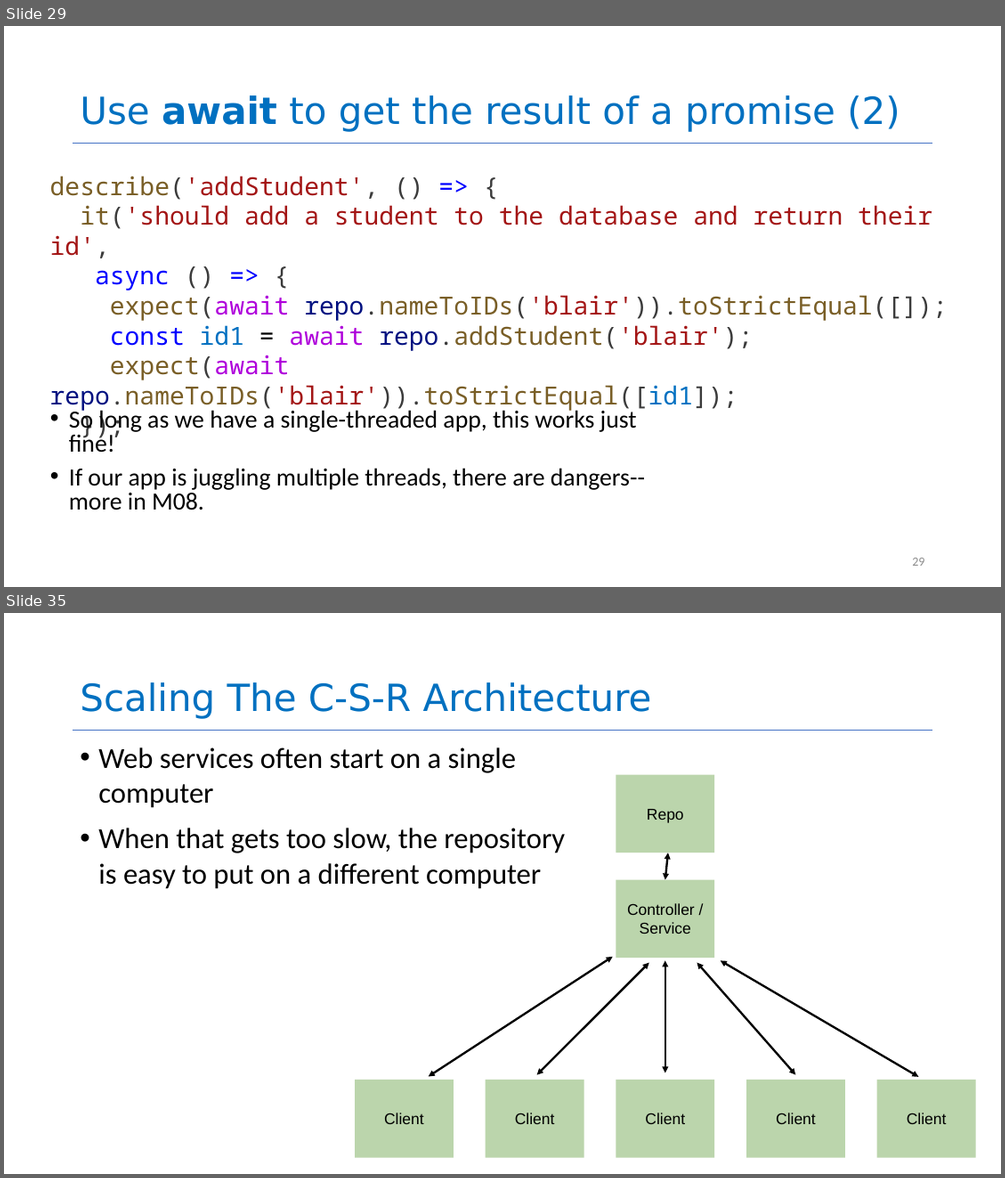
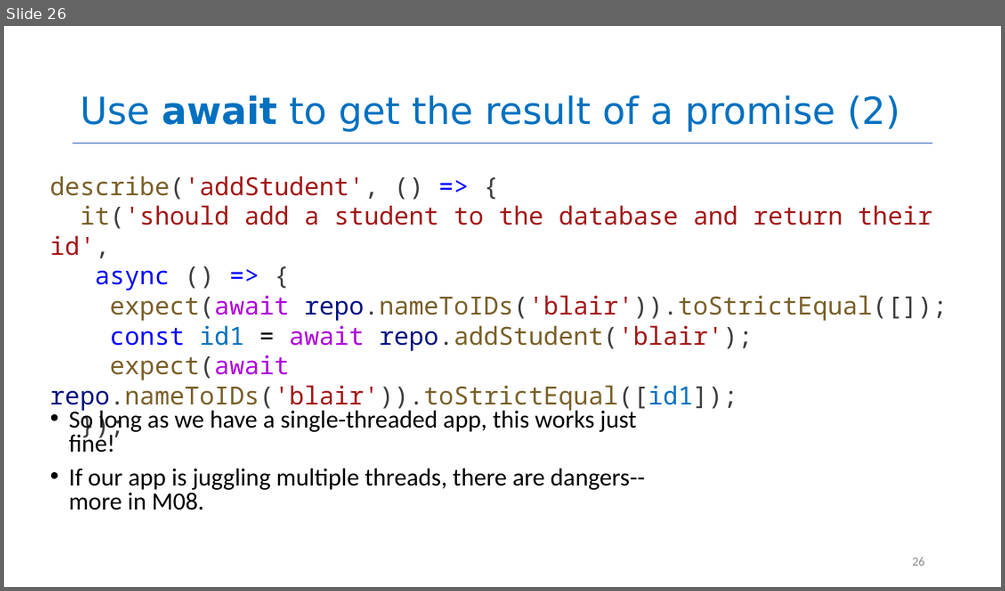
Before and after one commit to neu-se/CS4530-Fall-2026, a slide deck: Slides/Module 04 Web Application Architecture.pptx. Shown one above the other, each under a label of ours: slides 29 and 35 before the commit, slide 26 after it; the slides between them are not shown. The pictures are 1005x1178 and 1005x591 pixels, drawn with LibreOffice and Linux fonts; fonts in the diff are those of the drawing. Boxes give left, top, right and bottom in pixels: in the first picture for what was removed or moved away, otherwise in the second. Text is boxed around its words. In the diff, an @@ line names an element or a change of style, - is before the commit and + after.

```diff
--- a/Slides/Module 04 Web Application Architecture.pptx
+++ b/Slides/Module 04 Web Application Architecture.pptx
@@ slide 35 removed at (x1=4, y1=613, x2=1001, y2=1174), background #FFFFFF; not listed: 1 template element that a slide beside it also shows @@
@@ title removed at (x1=80, y1=682, x2=652, y2=719) @@
-Scaling The C-S-R Architecture
@@ text removed at (x1=98, y1=747, x2=565, y2=889) @@
-• Web services often start on a single
-  computer
-• When that gets too slow, the repository
-  is easy to put on a different computer
@@ rectangle removed at (x1=615, y1=774, x2=714, y2=852) @@
-Repo
@@ double arrow removed from (665, 880) to (668, 853) @@
@@ rectangle removed at (x1=615, y1=880, x2=714, y2=957) @@
-Controller / Service
@@ double arrow removed from (428, 1077) to (613, 957) @@
@@ double arrow removed from (537, 1074) to (649, 962) @@
@@ double arrow removed from (665, 1073) to (665, 961) @@
@@ double arrow removed from (796, 1074) to (697, 962) @@
@@ double arrow removed from (919, 1077) to (720, 961) @@
@@ rectangle removed at (x1=355, y1=1079, x2=453, y2=1158) @@
-Client
@@ rectangle removed at (x1=485, y1=1079, x2=584, y2=1158) @@
-Client
@@ rectangle removed at (x1=615, y1=1079, x2=714, y2=1158) @@
-Client
@@ rectangle removed at (x1=746, y1=1079, x2=845, y2=1158) @@
-Client
@@ rectangle removed at (x1=877, y1=1079, x2=976, y2=1158) @@
-Client
@@ what was slide 29 is now slide 26 @@
@@ page number at (x1=912, y1=557, x2=924, y2=565): text changed @@
-29
+26
```
Also in this commit, not shown: 14 slides changed, 3 slides added, 22 other slides removed, 1 other file.
